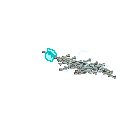
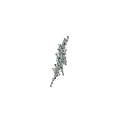
Revision of a layered 120 x 120 image; what changed, layer by layer:
hid "Paint Layer 4" over (42, 36, 116, 87)
hid "Copy of conceptone-Sheet.png Merged" (1st of 2) over (42, 36, 116, 87)
added layer "Copy of conceptone-Sheet.png Merged" (2nd of 2) above "conceptone-Sheet.png Merged" over (43, 36, 107, 87)
